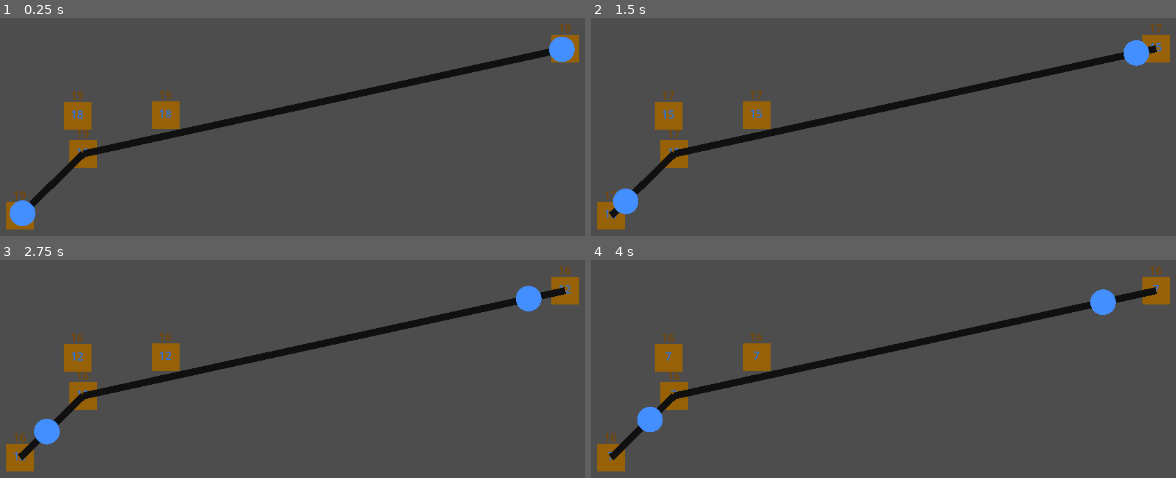
Above: before the commit, frames 1-4 (two rows, left to right).
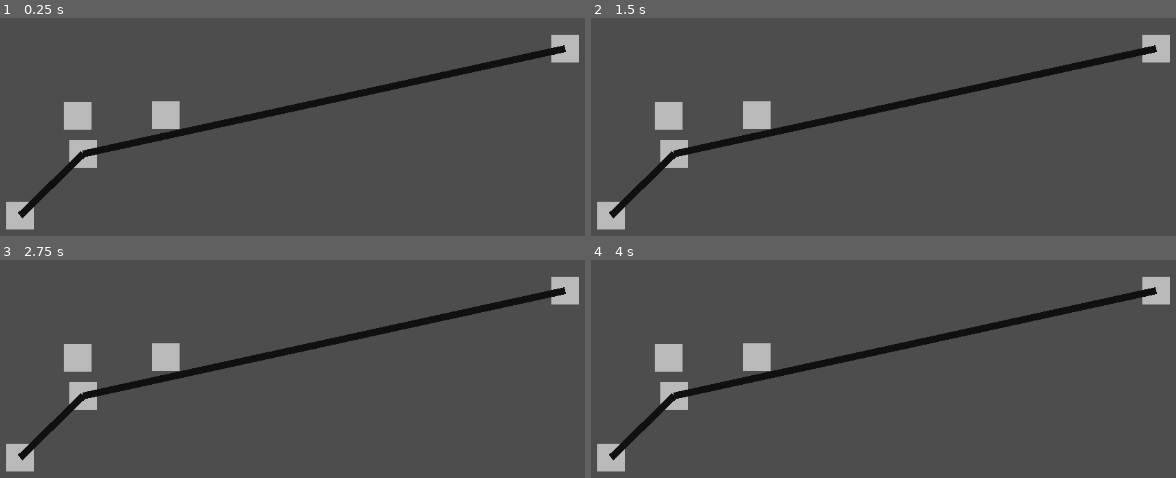
Above: after the commit, the same moments.

Repository: syshotdev/RiskyStrats
Game: Godot game, scene res://main.tscn
Two runs of this game, one before a commit and one after it. Both use one fixed random seed, a clock stepped at 60 frames per second and the inputs below.
Inputs (mouse positions are in pixels of both pictures, inside the frame that each line leads up to):
- Up to frame 1 (0.25 s): no input
- Up to frame 2 (1.5 s): tap Enter at 0.5 s; move the mouse to (608, 216) at 0.52 s; click (608, 216) at 0.67 s; move the mouse to (754, 116) at 1.27 s; click (754, 116) at 1.42 s
- Up to frame 3 (2.75 s): move the mouse to (76, 358) at 2.02 s; click (76, 358) at 2.17 s
- Up to frame 4 (4 s): move the mouse to (1158, 290) at 2.77 s; click (1158, 290) at 2.92 s; tap Space at 3.5 s; move the mouse to (672, 395) at 3.52 s; click (672, 395) at 3.67 s

The runs differ from the first frame. In frame 1, 3.1% of the frame differs, in the area x 1-99%, y 2-98%; in frame 2, 3.6%; in frame 3, 3.8%; in frame 4, 3.8%.

Commit message:
Another update to the road units, will only need one function to recieve roadUnits

Diff:
--- a/Objects/gameNode.gd
+++ b/Objects/gameNode.gd
@@ -2,16 +2,14 @@
 
 class_name GameNode
 
-signal sendUnitsToRoad()
-
+signal unitRecieved(roadUnit : RoadUnit)
 signal addColorToDisplay(units : Array[Unit])
 signal changeNodeColor(color : GameColors.colors)
 
 
 var neigbors : Array[GameNode] = []
-
-# Key value: color, amount
-var unitAmounts : Dictionary = {}
+var neigborRoads : Dictionary = {} # Key node, value road
+var unitAmounts : Dictionary = {} # Key color, value amount
 
 var currentColor : GameColors.colors
 
@@ -19,19 +17,7 @@
 var killRate : float = 0.1
 
 
-func _ready():
-	var unit : Unit = Unit.new(GameColors.colors.BROWN)
-	var unit2 : Unit = Unit.new(GameColors.colors.BLUE)
-
-	unit.units = 20
-	unit2.units = 19
-
-	addUnit(unit)
-	addUnit(unit2)
-
-
 func _process(delta):
-
 	unitAmounts = takeDamage(unitAmounts, delta)
 	updateColorDisplays(unitAmounts)
 
@@ -40,6 +26,10 @@
 # Lanchester's square law
 func takeDamage(colorUnits : Dictionary, delta : float) -> Dictionary:
 	colorUnits = ridOfEmptySlots(colorUnits)
+
+	# If colorUnits dict empty, return to not crash
+	if (colorUnits.size() == 0):
+		return colorUnits
 
 	# This if for when your node has been taken over,
 	# and now the current color occupying it is not current color
@@ -98,20 +88,32 @@
 	return units
 
 
-func changeCurrentColorToBiggestColor(colorUnits):
-	var biggestAmount := 0
-	# For every color, check if it's bigger than the current color and set it to the current color if true
-	for color in colorUnits:
-		var unitAmount = colorUnits[color]
+# Will be function to recieve roadUnit color or forward roadUnit to other nodes
+func recieveRoadUnit(roadUnit : RoadUnit):
+	pass
 
-		if(unitAmount > biggestAmount):
-			currentColor = color
-			biggestAmount = unitAmount
+# Sends a unit to the next road based on the route
+func sendUnit(roadUnit : RoadUnit):
+	var route = roadUnit.route
 
+	# Get rid of first destination
+	route.remove_at(0)
 
-# Find out how to pick a road Idk
-func sendRoadUnit(road):
-	pass
+	# If the route is empty, we've arrived at our destination.
+	if(route.is_empty()):
+		addRoadUnit(roadUnit)
+		return
+
+	roadUnit.route = route
+
+	var road = getRoadToNode(route[0])
+	# If road.node1 == self, that means we are node1. We should then send to node2.
+	roadUnit.toSecondNode = road.node1 == self
+	road.addUnitToRoad(roadUnit)
+
+# From this node to the node specified, which road is it?
+func getRoadToNode(node : GameNode) -> Road:
+	return neigborRoads[node]
 
 # Translates to unit and adds it to this node
 func addRoadUnit(roadUnit : RoadUnit):
@@ -137,6 +139,17 @@
 			dictionary.erase(key)
 	return dictionary
 
+
+func changeCurrentColorToBiggestColor(colorUnits):
+	var biggestAmount := 0
+	# For every color, check if it's bigger than the current color and set it to the current color if true
+	for color in colorUnits:
+		var unitAmount = colorUnits[color]
+
+		if(unitAmount > biggestAmount):
+			currentColor = color
+			biggestAmount = unitAmount
+
 # Updates the color of the colorRect and the label displays
 func updateColorDisplays(colorUnits : Dictionary):
 	var units : Array[Unit] = []
--- a/Objects/road.gd
+++ b/Objects/road.gd
@@ -22,10 +22,6 @@
 	roadLength = node1.position.distance_to(node2.position) # Find road length
 	position = Vector2.ZERO # This is not needed technically but if not at 0,0 it breaks
 
-	var unit : Unit = Unit.new(GameColors.colors.BLUE)
-	unit.units = 60
-	addUnitToRoad(unit, true)
-
 
 func _process(delta):
 	moveAllRoadUnits(delta)
@@ -41,45 +37,36 @@
 
 # Adds the road to all the nessesary variables to keep track of.
 # Also the function that the "node1" or "node2" calls to send a unit payload
-func addUnitToRoad(unit : Unit, goingToSecondNode : bool):
-	var newRoadUnit := createNewRoadUnit(unit.units, unit.currentColor)
-
-	newRoadUnit.toSecondNode = goingToSecondNode
+func addUnitToRoad(roadUnit : RoadUnit):
+	var goingToSecondNode = roadUnit.toSecondNode
 
 	# If going to node 2, start at node 1
 	if(goingToSecondNode):
-		newRoadUnit.progress = 0
+		roadUnit.progress = 0
 	else:
-		newRoadUnit.progress = roadLength
+		roadUnit.progress = roadLength
 
-	currentUnits.append(newRoadUnit)
-	add_child(newRoadUnit)
-
-# Creates a new RoadUnit object from a scene
-func createNewRoadUnit(unitAmount : int, color : GameColors.colors) -> RoadUnit:
-	var roadUnit = roadUnitScene.instantiate()
-	roadUnit.setColor(color)
-	roadUnit.units = unitAmount
-	return roadUnit
+	currentUnits.append(roadUnit)
+	add_child(roadUnit)
 
 
 func moveAllRoadUnits(delta):
 	for unitIndex in range(currentUnits.size()):
-		var unit = currentUnits[unitIndex]
+		var roadUnit = currentUnits[unitIndex]
 
 		# Percentage goes up speed * delta (Or down if direction is node1)
-		var howMuchToMove = calculateRoadUnitMovement(unit, delta)
-		unit.progress += howMuchToMove
+		var howMuchToMove = calculateRoadUnitMovement(roadUnit, delta)
+		roadUnit.progress += howMuchToMove
 
-		unit.position = calculateRoadUnitPosition(unit)
+		roadUnit.position = calculateRoadUnitPosition(roadUnit)
 
 		# Tries to merge with node1 or node2, and if it does, it gives success = true
-		var success = tryMergeWithNearestNode(unit)
+		var success = tryMergeWithNearestNode(roadUnit)
 
 		# If success, remove it from things
 		if(success):
 			currentUnits.remove_at(unitIndex)
-			unit.queue_free()
+			roadUnit.queue_free()
 
 # Calculates road unit position based on it's progress on the road
 func calculateRoadUnitPosition(roadUnit : RoadUnit):
@@ -108,18 +95,18 @@
 	return false
 
 # Calculates how much it should move per tick
-func calculateRoadUnitMovement(unit : RoadUnit, delta : float):
+func calculateRoadUnitMovement(roadUnit : RoadUnit, delta : float):
 	# If going to the second node, go up in percentage.
 	# If going to first node, go down in percentage.
-	if (unit.toSecondNode == true):
-		return calculateRoadUnitSpeed(unit) * delta
+	if (roadUnit.toSecondNode == true):
+		return calculateRoadUnitSpeed(roadUnit) * delta
 	else:
-		return -calculateRoadUnitSpeed(unit) * delta
+		return -calculateRoadUnitSpeed(roadUnit) * delta
 
 
-func calculateRoadUnitSpeed(unit : RoadUnit):
+func calculateRoadUnitSpeed(roadUnit : RoadUnit):
 	var speed = 0
 
 	# As the units increase, the slower it will go. It will only get about 3x slower at 100 units, 4x slower at 1000, and so on.
-	speed = nodeSpeed / (log(unit.units) + 1)
+	speed = nodeSpeed / (log(roadUnit.units) + 1)
 	return speed
--- a/main.gd
+++ b/main.gd
@@ -15,10 +15,18 @@
 
 
 # Simple. Pathfinds a way to endNode, asks startNode to send a unit with the route and units, colors later.
-func sendPayload(startNode : GameNode, endNode : GameNode, unitAmount  : int):
+func sendPayload(startNode : GameNode, endNode : GameNode, unit : Unit):
 	var route = pathfind(startNode,endNode)
 
-	startNode.sendUnits(route,unitAmount)
+	var roadUnit = RoadUnit.new(unit.currentColor)
+	roadUnit.units = unit.units
+	roadUnit.route = route
+
+	startNode.sendUnit(roadUnit)
+
+
+func pathfind(startNode : GameNode, endNode : GameNode) -> Array[GameNode]:
+	return []
 
 # Gets the road's node1 and node2 and sets themselves as neighbors
 func setRoadNodeNeighbors(road : Road):
@@ -26,7 +34,3 @@
 	var node2 = road.node2
 	node1.neigbors.append(node2)
 	node2.neigbors.append(node1)
-
-
-func pathfind(startNode : GameNode, endNode : GameNode):
-	pass
